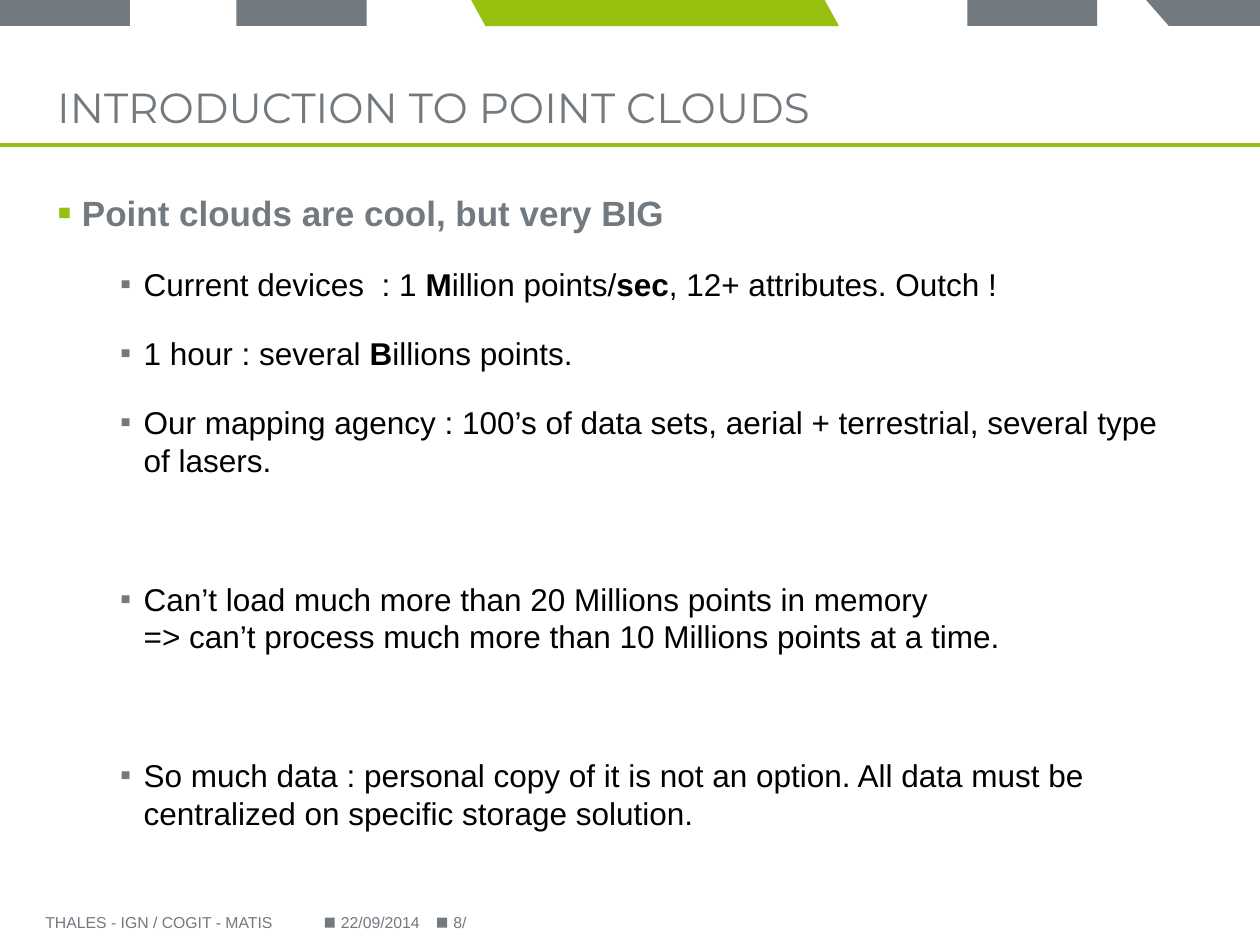
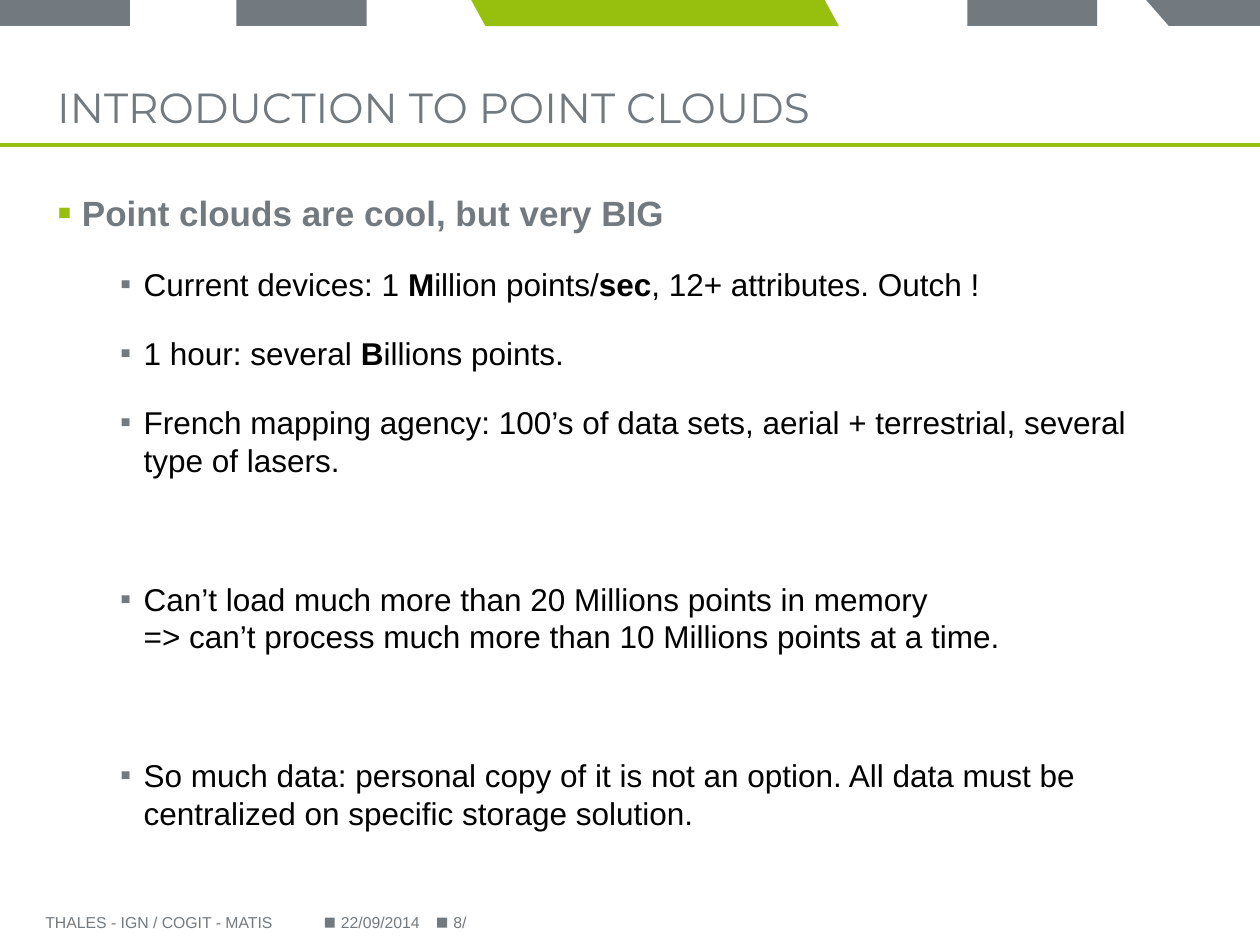
Before and after one commit to Remi-C/Postgres_Day_2014_10_RemiC, a slide deck: slide 8 of presentation_RCura.pptx. Drawn at 1260x945 pixels with LibreOffice and Linux fonts; fonts in the diff are those of the drawing; background and template pictures are left out. Boxes give left, top, right and bottom in pixels: in the first picture for what was removed or moved away, otherwise in the second. Text is boxed around its words. In the diff, an @@ line names an element or a change of style, - is before the commit and + after.

Commit message:
cleaned, completed up to why use pointcloud

```diff
--- a/presentation_RCura.pptx
+++ b/presentation_RCura.pptx
@@ text at [144,273,1125,478]: text changed @@
-  ▪ Current devices : 1 Million points/sec, 12+ attributes. Outch !
-  ▪ 1 hour : several Billions points.
-  ▪ Our mapping agency : 100’s of data sets, aerial + terrestrial, several type of lasers.
+  ▪ Current devices: 1 Million points/sec, 12+ attributes. Outch !
+  ▪ 1 hour: several Billions points.
+  ▪ French mapping agency: 100’s of data sets, aerial + terrestrial, several type of lasers.
@@ text at [144,764,1075,831]: spaces changed @@
-  ▪ So much data : personal copy of it is not an option. All data must be centralized on specific storage solution.
+  ▪ So much data: personal copy of it is not an option. All data must be centralized on specific storage solution.
```
Also in this commit, not shown: 11 other slides changed, 1 slide added.
